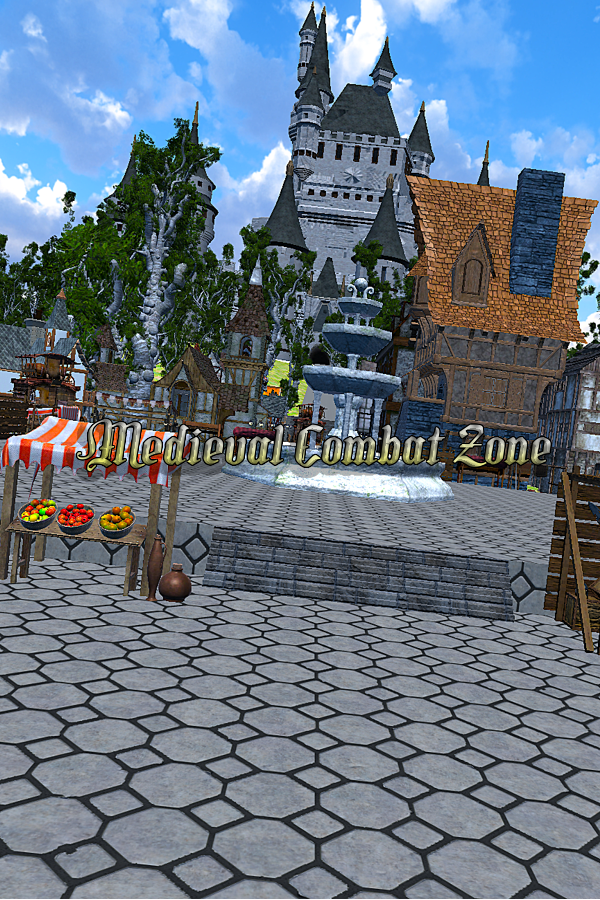
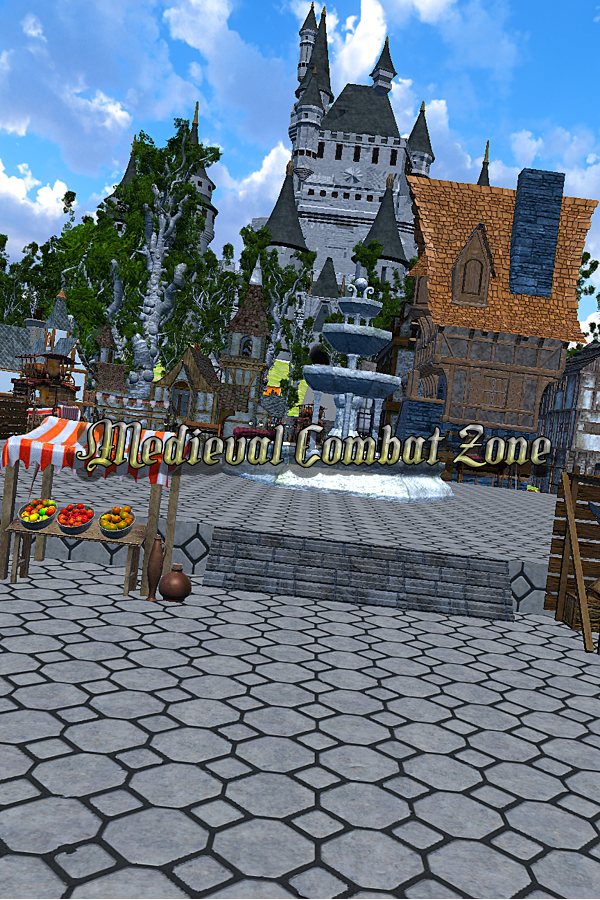
Layered file, before and after one edit (600x900). Changes by layer:
painted on "Background" over bbox(66, 417, 560, 483)
